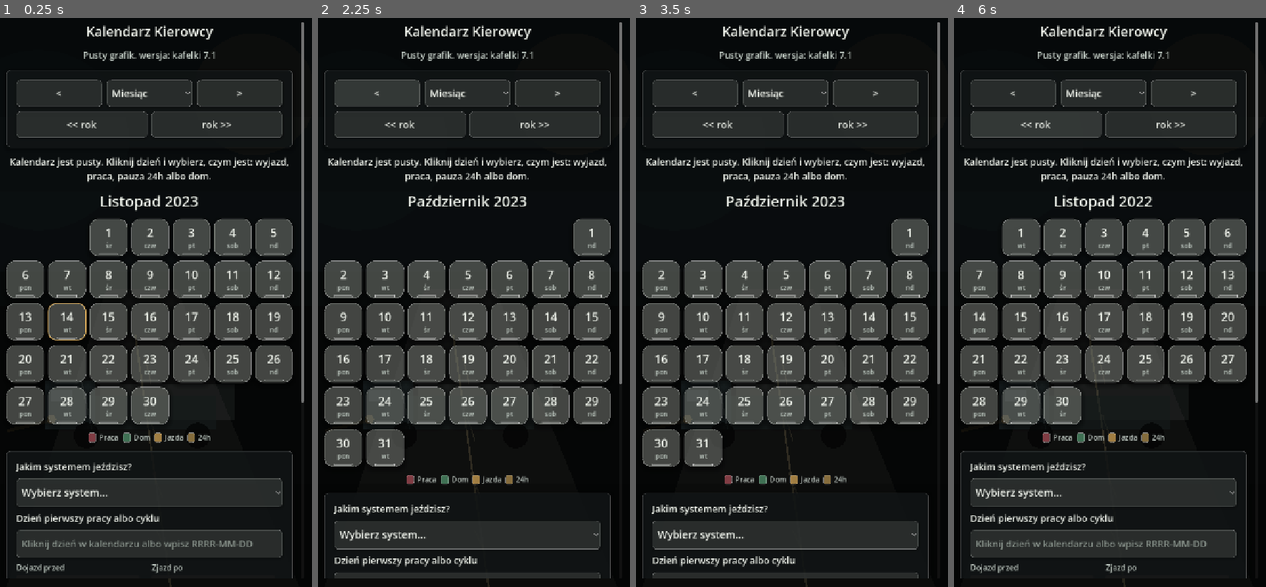
Above: before the commit, frames 1-4 (left to right).
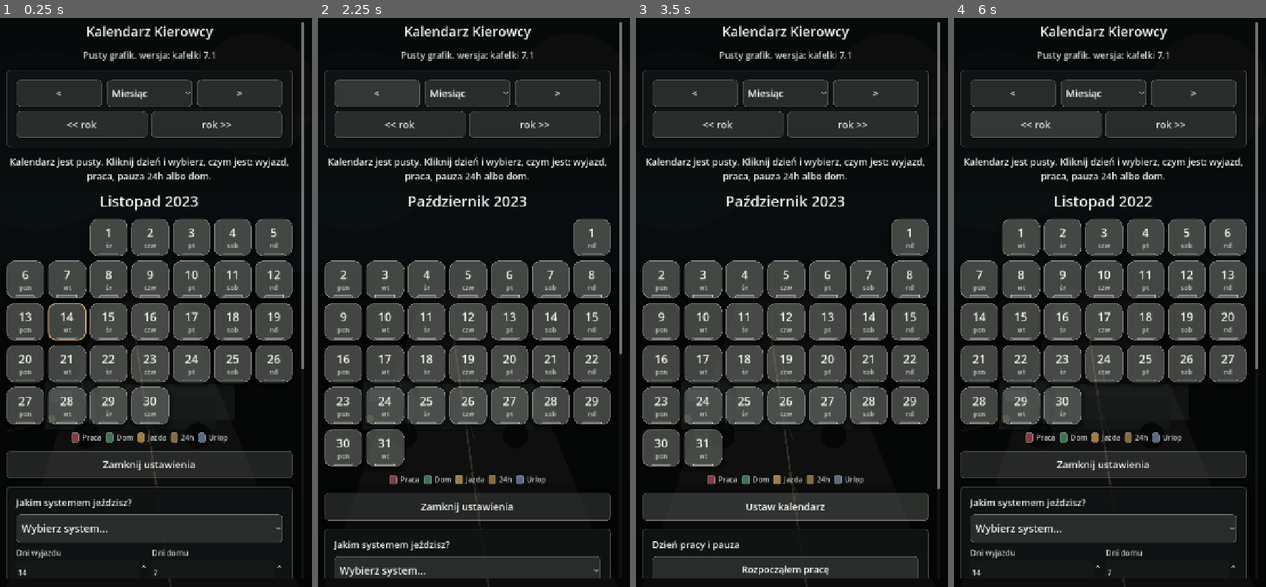
Above: after the commit, the same moments.

Repository: ElKlient/IDOL-Genesis
Game: Godot game, scene res://scenes/main.tscn
The game is run twice, just before and just after one commit, with the same random seed, the same clock (stepped at 60 frames per second) and the same inputs.
Inputs (mouse positions are in pixels of both pictures, inside the frame that each line leads up to):
- Up to frame 1 (0.25 s): no input
- Up to frame 2 (2.25 s): click (467, 461) at 0.5 s, where only the run after the commit has a clickable "Zamknij ustawienia"; click (467, 461) at 1.25 s, where only the run after the commit has a clickable "Ustaw kalendarz"; click "<" at 2 s
- Up to frame 3 (3.5 s): click (785, 507) at 2.75 s, where only the run after the commit has a clickable "Zamknij ustawienia"
- Up to frame 4 (6 s): click (1103, 507) at 3.5 s, where only the run after the commit has a clickable "Ustaw kalendarz"; click "Miesiąc" at 4.25 s; click ">" at 5 s; click "<< rok" at 5.75 s

The runs differ from the first frame. In frame 1, 10% of the frame differs, in the area x 2-98%, y 61-98%; in frame 2, 7.7%; in frame 3, 11%, in the area x 2-98%, y 64-98%; in frame 4, 10%.

Commit message:
Add editable calendar schedule options

Diff:
--- a/scripts/main.gd
+++ b/scripts/main.gd
@@ -32,6 +32,7 @@
 const COLOR_REST := Color(0.60, 0.49, 0.27, 0.86)
 const COLOR_TODAY := Color(0.92, 0.72, 0.38)
 const COLOR_NOTE := Color(0.43, 0.55, 0.60, 0.86)
+const COLOR_VACATION := Color(0.40, 0.48, 0.58, 0.86)
 const PORTRAIT_WIDTH := 640
 const TILE_COLUMNS := 7
 const APP_VERSION_LABEL := "wersja: kafelki 7.1"
@@ -45,9 +46,13 @@
 
 var months_box: VBoxContainer
 var summary_label: Label
+var settings_toggle_button: Button
+var settings_panel: PanelContainer
 var start_input: LineEdit
 var schedule_option: OptionButton
 var range_option: OptionButton
+var system_work_spin: SpinBox
+var system_home_spin: SpinBox
 var commute_before_spin: SpinBox
 var commute_after_spin: SpinBox
 var weekly_rest_toggle: CheckButton
@@ -159,8 +164,17 @@
 	root.add_child(months_box)
 
 	root.add_child(_build_legend())
-	root.add_child(_build_settings_panel())
+
+	settings_toggle_button = Button.new()
+	settings_toggle_button.text = "Zamknij ustawienia"
+	_connect_tap(settings_toggle_button, Callable(self, "_toggle_settings_panel"))
+	_prepare_control(settings_toggle_button, 22, 62)
+	root.add_child(settings_toggle_button)
+
+	settings_panel = _build_settings_panel()
+	root.add_child(settings_panel)
 	root.add_child(_build_day_tools_panel())
+	_set_settings_visible(true)
 
 	_build_day_action_dialog()
 	_build_note_dialog()
@@ -186,6 +200,18 @@
 	_prepare_control(schedule_option, 23, 64)
 	box.add_child(schedule_option)
 
+	var cycle_grid := GridContainer.new()
+	cycle_grid.columns = 2
+	cycle_grid.add_theme_constant_override("h_separation", 10)
+	cycle_grid.add_theme_constant_override("v_separation", 8)
+	box.add_child(cycle_grid)
+
+	system_work_spin = _make_spin(1, 90, 14)
+	cycle_grid.add_child(_field_stack("Dni wyjazdu", system_work_spin))
+
+	system_home_spin = _make_spin(1, 90, 7)
+	cycle_grid.add_child(_field_stack("Dni domu", system_home_spin))
+
 	box.add_child(_make_section_label("Dzień pierwszy pracy albo cyklu"))
 
 	start_input = LineEdit.new()
@@ -219,8 +245,8 @@
 	box.add_child(custom_panel)
 
 	var apply_button := Button.new()
-	apply_button.text = "Przelicz grafik"
-	_connect_tap(apply_button, Callable(self, "_apply_settings"))
+	apply_button.text = "Zapisz ustawienia"
+	_connect_tap(apply_button, Callable(self, "_save_settings_and_close"))
 	_prepare_control(apply_button, 22, 62)
 	box.add_child(apply_button)
 
@@ -239,7 +265,7 @@
 	var box := _panel_box(panel, 10)
 	box.add_child(_make_label("Własny cykl: wybierz długość, potem klikaj dni w kalendarzu.", 18, COLOR_TEXT))
 
-	custom_length_spin = _make_spin(1, 56, 21)
+	custom_length_spin = _make_spin(1, 56, 21, false)
 	custom_length_spin.value_changed.connect(_on_custom_length_spin_changed)
 	box.add_child(_field_stack("Długość powtarzalnego cyklu", custom_length_spin))
 
@@ -349,6 +375,7 @@
 	legend.add_child(_legend_item(COLOR_HOME, "Dom"))
 	legend.add_child(_legend_item(COLOR_TRAVEL, "Jazda"))
 	legend.add_child(_legend_item(COLOR_REST, "24h"))
+	legend.add_child(_legend_item(COLOR_VACATION, "Urlop"))
 	return legend
 
 
@@ -387,6 +414,10 @@
 	_connect_tap(set_home, Callable(self, "_set_selected_day_state").bind(ScheduleCalculator.DayState.HOME))
 	box.add_child(set_home)
 
+	var set_vacation := _action_button("Ten dzień = urlop", COLOR_VACATION)
+	_connect_tap(set_vacation, Callable(self, "_set_selected_day_state").bind(ScheduleCalculator.DayState.VACATION))
+	box.add_child(set_vacation)
+
 	var clear_day := _action_button("Wyczyść ten dzień", Color(0.52, 0.55, 0.54, 0.86))
 	_connect_tap(clear_day, Callable(self, "_set_selected_day_state").bind(ScheduleCalculator.DayState.NONE))
 	box.add_child(clear_day)
@@ -421,7 +452,22 @@
 	margin.add_child(note_edit)
 
 
-func _apply_settings() -> void:
+func _save_settings_and_close() -> void:
+	_apply_settings(true)
+
+
+func _toggle_settings_panel() -> void:
+	_set_settings_visible(settings_panel == null or not settings_panel.visible)
+
+
+func _set_settings_visible(visible: bool) -> void:
+	if settings_panel != null:
+		settings_panel.visible = visible
+	if settings_toggle_button != null:
+		settings_toggle_button.text = "Zamknij ustawienia" if visible else "Ustaw kalendarz"
+
+
+func _apply_settings(close_settings_after_save: bool = false) -> void:
 	var ok := true
 
 	if schedule_option.selected == 0:
@@ -429,12 +475,11 @@
 	elif _is_custom_schedule():
 		ok = calculator.configure_custom(start_input.text, custom_pattern)
 	else:
-		var preset := _preset_for_index(schedule_option.selected)
 		ok = calculator.configure_preset(
 			start_input.text,
-			int(preset["work"]),
-			int(preset["home"]),
-			String(preset["unit"]),
+			int(system_work_spin.value),
+			int(system_home_spin.value),
+			"days",
 			int(commute_before_spin.value),
 			int(commute_after_spin.value),
 			weekly_rest_toggle.button_pressed
@@ -445,6 +490,8 @@
 
 	if ok:
 		_rebuild_calendar()
+		if close_settings_after_save:
+			_set_settings_visible(false)
 
 
 func _rebuild_calendar() -> void:
@@ -462,11 +509,12 @@
 	else:
 		var today_state := _visual_state_for_day(today_day_index, _date_key_from_day_index(today_day_index))
 		var change_days := calculator.days_until_next_change(today_day_index)
-		summary_label.text = "Okres: praca %d, dom %d, jazda %d, pauza 24h %d. Dzisiaj: %s. Zmiana za %d dni. System: %s." % [
+		summary_label.text = "Okres: praca %d, dom %d, jazda %d, pauza 24h %d, urlop %d. Dzisiaj: %s. Zmiana za %d dni. System: %s." % [
 			int(counts["work"]),
 			int(counts["home"]),
 			int(counts["travel"]),
 			int(counts["rest"]),
+			int(counts["vacation"]),
 			_state_name(today_state),
 			change_days,
 			calculator.cycle_label(),
@@ -523,10 +571,11 @@
 	button.add_theme_color_override("font_color", COLOR_TEXT)
 	button.add_theme_color_override("font_hover_color", COLOR_TEXT)
 	button.add_theme_color_override("font_pressed_color", COLOR_TEXT)
-	button.add_theme_stylebox_override("normal", _tile_style(_state_color(state), is_today))
-	button.add_theme_stylebox_override("hover", _tile_style(_state_color(state).lightened(0.08), is_today))
-	button.add_theme_stylebox_override("pressed", _tile_style(_state_color(state).darkened(0.09), is_today))
-	button.add_theme_stylebox_override("focus", _tile_style(_state_color(state), true))
+	var is_vacation := state == ScheduleCalculator.DayState.VACATION
+	button.add_theme_stylebox_override("normal", _tile_style(_state_color(state), is_today, is_vacation))
+	button.add_theme_stylebox_override("hover", _tile_style(_state_color(state).lightened(0.08), is_today, is_vacation))
+	button.add_theme_stylebox_override("pressed", _tile_style(_state_color(state).darkened(0.09), is_today, is_vacation))
+	button.add_theme_stylebox_override("focus", _tile_style(_state_color(state), true, is_vacation))
 	_fill_day_tile(button, day, day_index, state, notes.has(key))
 	_connect_tap(button, Callable(self, "_open_day_actions").bind(year, month, day))
 	return button
@@ -604,13 +653,16 @@
 
 
 func _set_selected_day_state(state: int) -> void:
-	if _is_preset_schedule():
+	if state == ScheduleCalculator.DayState.VACATION:
+		manual_overrides[selected_day_key] = state
+		_rebuild_calendar()
+	elif _is_preset_schedule():
 		if state == ScheduleCalculator.DayState.WORK:
 			start_input.text = selected_day_key
 			manual_overrides.clear()
 			_apply_settings()
 		elif state == ScheduleCalculator.DayState.NONE:
-			manual_overrides.erase(selected_day_key)
+			manual_overrides[selected_day_key] = state
 			_rebuild_calendar()
 		else:
 			manual_overrides[selected_day_key] = state
@@ -664,6 +716,8 @@
 	if schedule_option.selected == 0:
 		start_input.text = ""
 		manual_overrides.clear()
+	elif not _is_custom_schedule():
+		_apply_preset_to_spins(schedule_option.selected)
 	_apply_settings()
 
 
@@ -728,6 +782,7 @@
 		"home": 0,
 		"travel": 0,
 		"rest": 0,
+		"vacation": 0,
 	}
 	var year := start_year
 	var month := start_month
@@ -747,6 +802,8 @@
 					result["travel"] += 1
 				ScheduleCalculator.DayState.REST:
 					result["rest"] += 1
+				ScheduleCalculator.DayState.VACATION:
+					result["vacation"] += 1
 				_:
 					result["none"] += 1
 
@@ -772,18 +829,24 @@
 func _preset_for_index(index: int) -> Dictionary:
 	match index:
 		1:
-			return {"work": 2, "home": 1, "unit": "weeks"}
+			return {"work": 14, "home": 7}
 		2:
-			return {"work": 2, "home": 2, "unit": "weeks"}
+			return {"work": 14, "home": 14}
 		3:
-			return {"work": 3, "home": 1, "unit": "weeks"}
+			return {"work": 21, "home": 7}
 		4:
-			return {"work": 3, "home": 2, "unit": "weeks"}
+			return {"work": 21, "home": 14}
 		5:
-			return {"work": 4, "home": 1, "unit": "weeks"}
+			return {"work": 28, "home": 7}
 		6:
-			return {"work": 13, "home": 8, "unit": "days"}
-	return {"work": 2, "home": 1, "unit": "weeks"}
+			return {"work": 13, "home": 8}
+	return {"work": 14, "home": 7}
+
+
+func _apply_preset_to_spins(index: int) -> void:
+	var preset := _preset_for_index(index)
+	_set_spin_value(system_work_spin, int(preset["work"]))
+	_set_spin_value(system_home_spin, int(preset["home"]))
 
 
 func _is_preset_schedule() -> bool:
@@ -863,6 +926,8 @@
 			return "jazda do/z pracy"
 		ScheduleCalculator.DayState.REST:
 			return "pauza 24h"
+		ScheduleCalculator.DayState.VACATION:
+			return "urlop"
 	return "pusty dzień"
 
 
@@ -876,6 +941,8 @@
 			return "Jazda"
 		ScheduleCalculator.DayState.REST:
 			return "24h"
+		ScheduleCalculator.DayState.VACATION:
+			return "Urlop"
 	return ""
 
 
@@ -892,6 +959,8 @@
 			return COLOR_TRAVEL
 		ScheduleCalculator.DayState.REST:
 			return COLOR_REST
+		ScheduleCalculator.DayState.VACATION:
+			return COLOR_VACATION
 	return COLOR_TILE_EMPTY
 
 
@@ -899,18 +968,19 @@
 	return WEEKDAY_SHORT_TILE[ScheduleCalculator.weekday_monday_first(day_index)]
 
 
-func _make_spin(min_value: int, max_value: int, value: int) -> SpinBox:
+func _make_spin(min_value: int, max_value: int, value: int, auto_apply: bool = true) -> SpinBox:
 	var spin := SpinBox.new()
 	spin.min_value = min_value
 	spin.max_value = max_value
 	spin.step = 1
 	spin.value = value
 	_remember_spin_value(spin)
-	spin.value_changed.connect(func(changed_value: float) -> void:
-		if _spin_change_was_scroll(spin, changed_value):
-			return
-		_apply_settings()
-	)
+	if auto_apply:
+		spin.value_changed.connect(func(changed_value: float) -> void:
+			if _spin_change_was_scroll(spin, changed_value):
+				return
+			_apply_settings()
+		)
 	_prepare_control(spin, 20, 56)
 	return spin
 
@@ -982,6 +1052,14 @@
 
 	option.selected = previous
 	return true
+
+
+func _set_spin_value(spin: SpinBox, value: int) -> void:
+	if spin == null:
+		return
+
+	spin.set_value_no_signal(float(value))
+	spin.set_meta("last_value", float(value))
 
 
 func _remember_spin_value(spin: SpinBox) -> void:
@@ -1135,12 +1213,17 @@
 	return box
 
 
-func _tile_style(color: Color, is_today: bool) -> StyleBoxFlat:
+func _tile_style(color: Color, is_today: bool, is_vacation: bool = false) -> StyleBoxFlat:
 	var style := StyleBoxFlat.new()
 	style.bg_color = color
 	style.set_corner_radius_all(18)
-	style.set_border_width_all(2 if is_today else 1)
-	style.border_color = COLOR_TODAY if is_today else Color(1.0, 1.0, 1.0, 0.20)
+	style.set_border_width_all(2 if is_today or is_vacation else 1)
+	if is_today:
+		style.border_color = COLOR_TODAY
+	elif is_vacation:
+		style.border_color = Color(0.92, 0.96, 1.0, 0.58)
+	else:
+		style.border_color = Color(1.0, 1.0, 1.0, 0.20)
 	style.shadow_color = Color(0.0, 0.0, 0.0, 0.34)
 	style.shadow_size = 11
 	style.shadow_offset = Vector2(0, 5)
@@ -1214,6 +1297,8 @@
 			return _alpha(COLOR_TRAVEL.lightened(0.16), 0.88)
 		ScheduleCalculator.DayState.REST:
 			return _alpha(COLOR_REST.lightened(0.16), 0.88)
+		ScheduleCalculator.DayState.VACATION:
+			return _alpha(COLOR_VACATION.lightened(0.16), 0.88)
 	if has_note:
 		return _alpha(COLOR_NOTE, 0.80)
 	return Color(1.0, 1.0, 1.0, 0.18)
